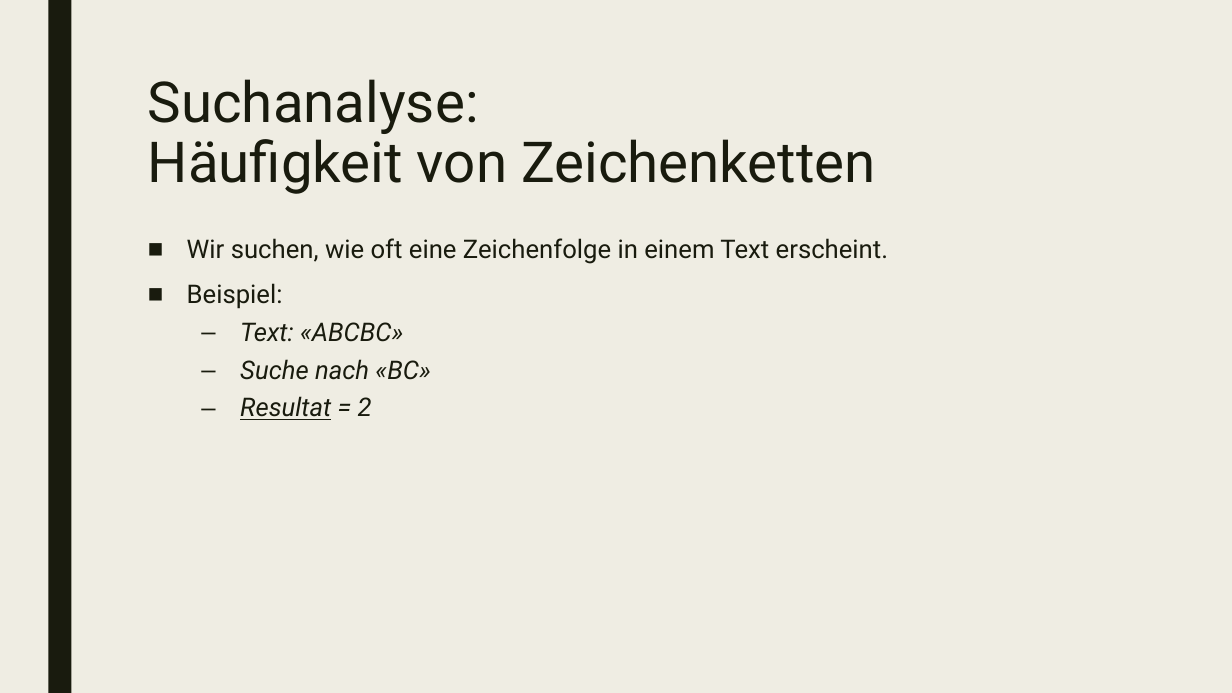
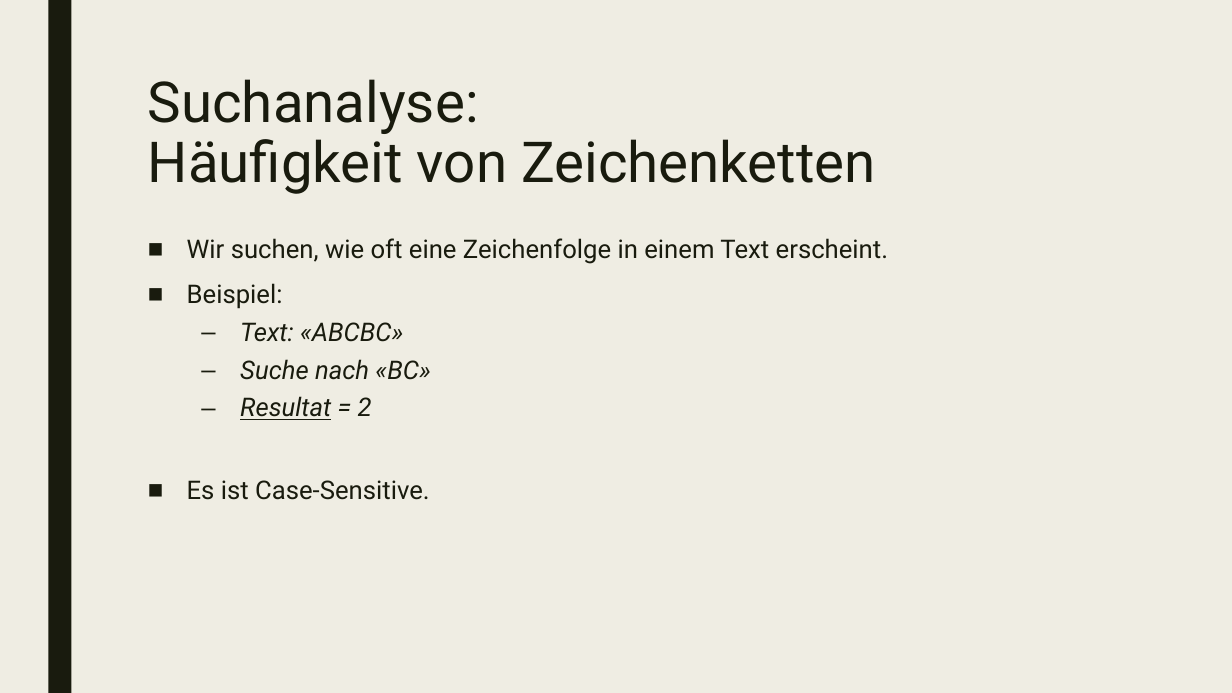
Before and after one commit to TIATIP-24-A-a/TUBI_PEFI_MAUN_Suchen, a slide deck: slide 3 of Suchen_Präsi.pptx. Drawn at 1232x693 pixels with LibreOffice and Linux fonts; fonts in the diff are those of the drawing. Boxes give left, top, right and bottom in pixels: in the first picture for what was removed or moved away, otherwise in the second. Text is boxed around its words. In the diff, an @@ line names an element or a change of style, - is before the commit and + after.

```diff
--- a/Suchen_Präsi.pptx
+++ b/Suchen_Präsi.pptx
@@ text at bbox=[187, 480, 430, 500]: paragraph added @@
+■ Es ist Case-Sensitive.
```
Also in this commit, not shown: 1 other slide changed.
